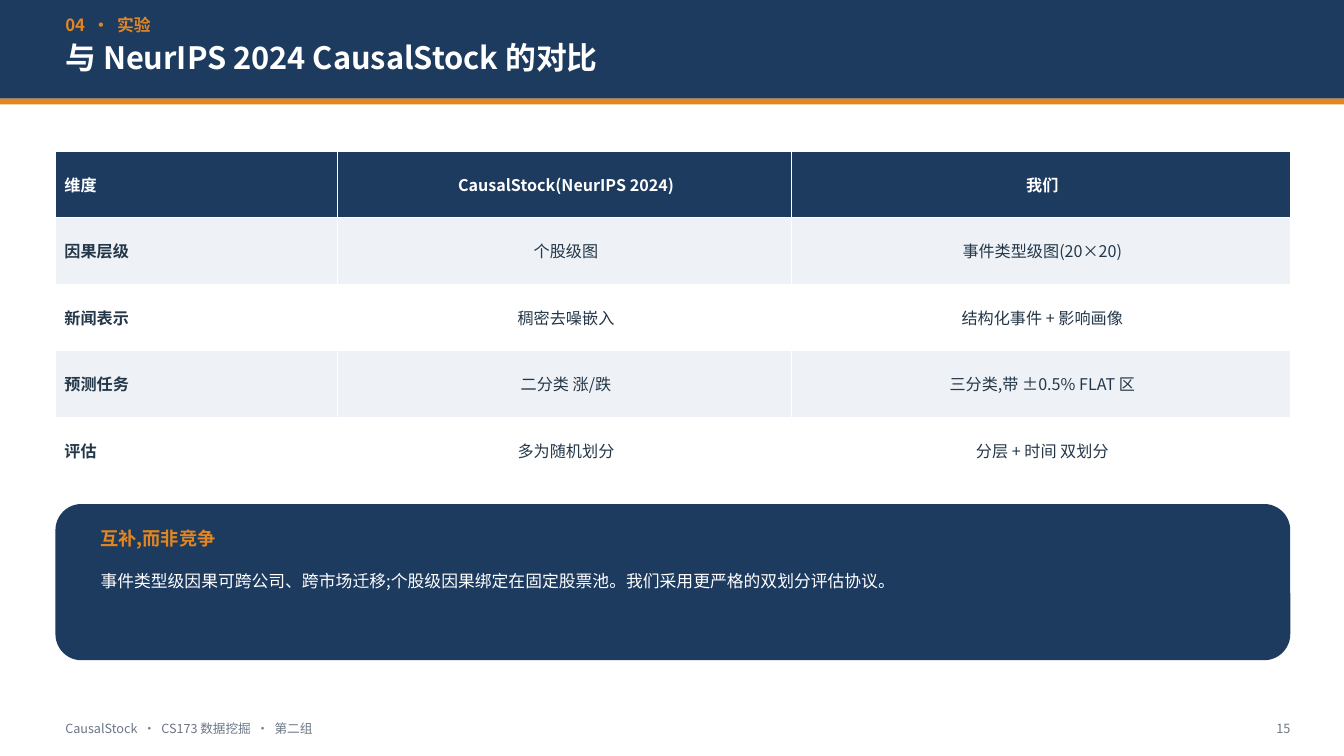
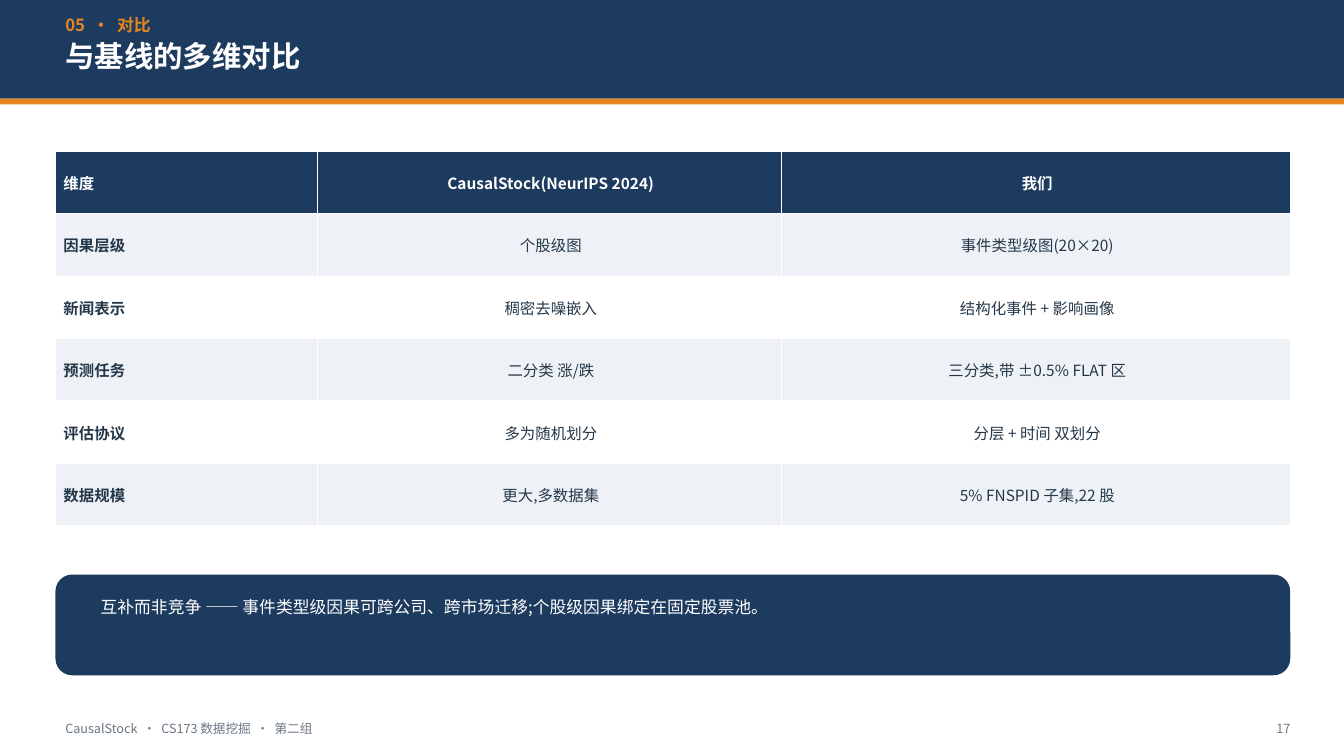
Before and after one commit to LovelyC-kx/dddmmm, a slide deck: slide 17 of DirectionA/docs/final-deck/CausalStock_CS173_Final_ZH.pptx (slide 15 before the commit). Drawn at 1344x756 pixels with LibreOffice and Linux fonts; fonts in the diff are those of the drawing. Boxes give left, top, right and bottom in pixels: in the first picture for what was removed or moved away, otherwise in the second. Text is boxed around its words. In the diff, an @@ line names an element or a change of style, - is before the commit and + after.

```diff
--- a/DirectionA/docs/final-deck/CausalStock_CS173_Final_ZH.pptx
+++ b/DirectionA/docs/final-deck/CausalStock_CS173_Final_ZH.pptx
@@ text at (65,16,151,33): text changed @@
-04 · 实验
+05 · 对比
@@ text at (65,42,300,70): text changed; size 22 to 21 pt @@
-与 NeurIPS 2024 CausalStock 的对比
+与基线的多维对比
@@ table at (55,151,1291,526) @@
-row 5: 评估 | 多为随机划分 | 分层 + 时间 双划分
+row 5: 评估协议 | 多为随机划分 | 分层 + 时间 双划分
+row 6: 数据规模 | 更大,多数据集 | 5% FNSPID 子集,22 股
@@ text removed at (101,529,216,549) @@
-互补,而非竞争
@@ rounded rectangle: place and size @@
-rounded rectangle at (55,504,1291,660)
+rounded rectangle at (55,575,1291,676)
@@ text at (101,599,768,616): text changed @@
-事件类型级因果可跨公司、跨市场迁移;个股级因果绑定在固定股票池。我们采用更严格的双划分评估协议。
+互补而非竞争 —— 事件类型级因果可跨公司、跨市场迁移;个股级因果绑定在固定股票池。
@@ text at (1276,724,1290,733): text changed @@
-15
+17
```
Also in this commit, not shown: 15 other slides changed, 3 slides added, 4 other files.
